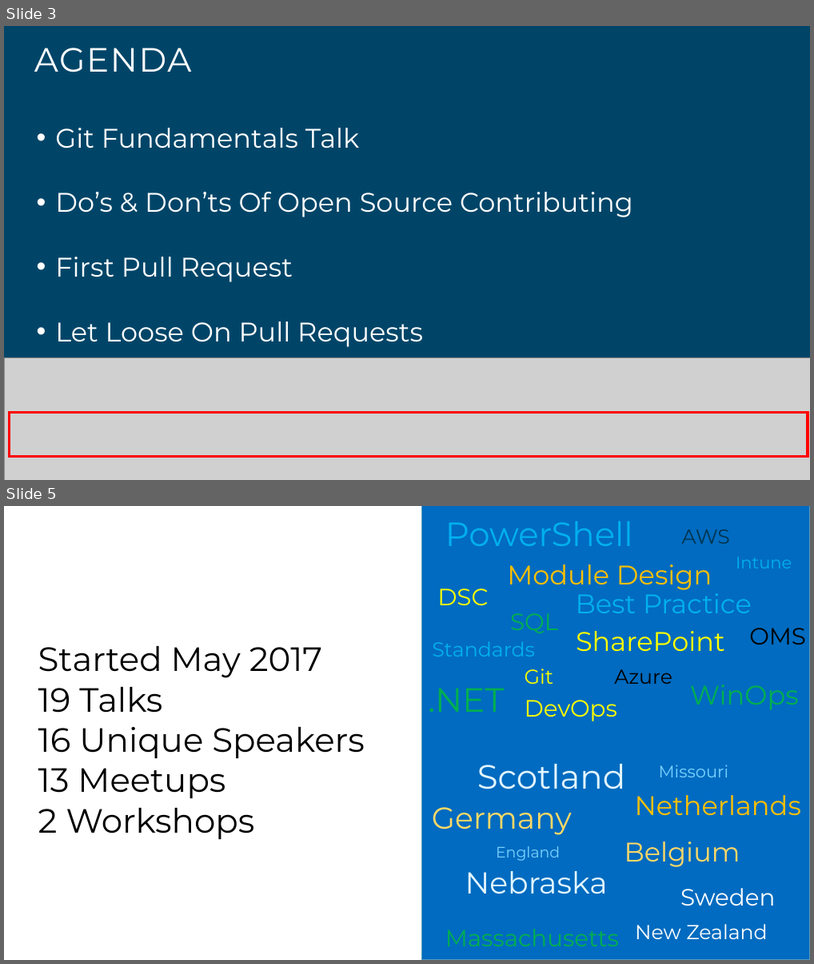
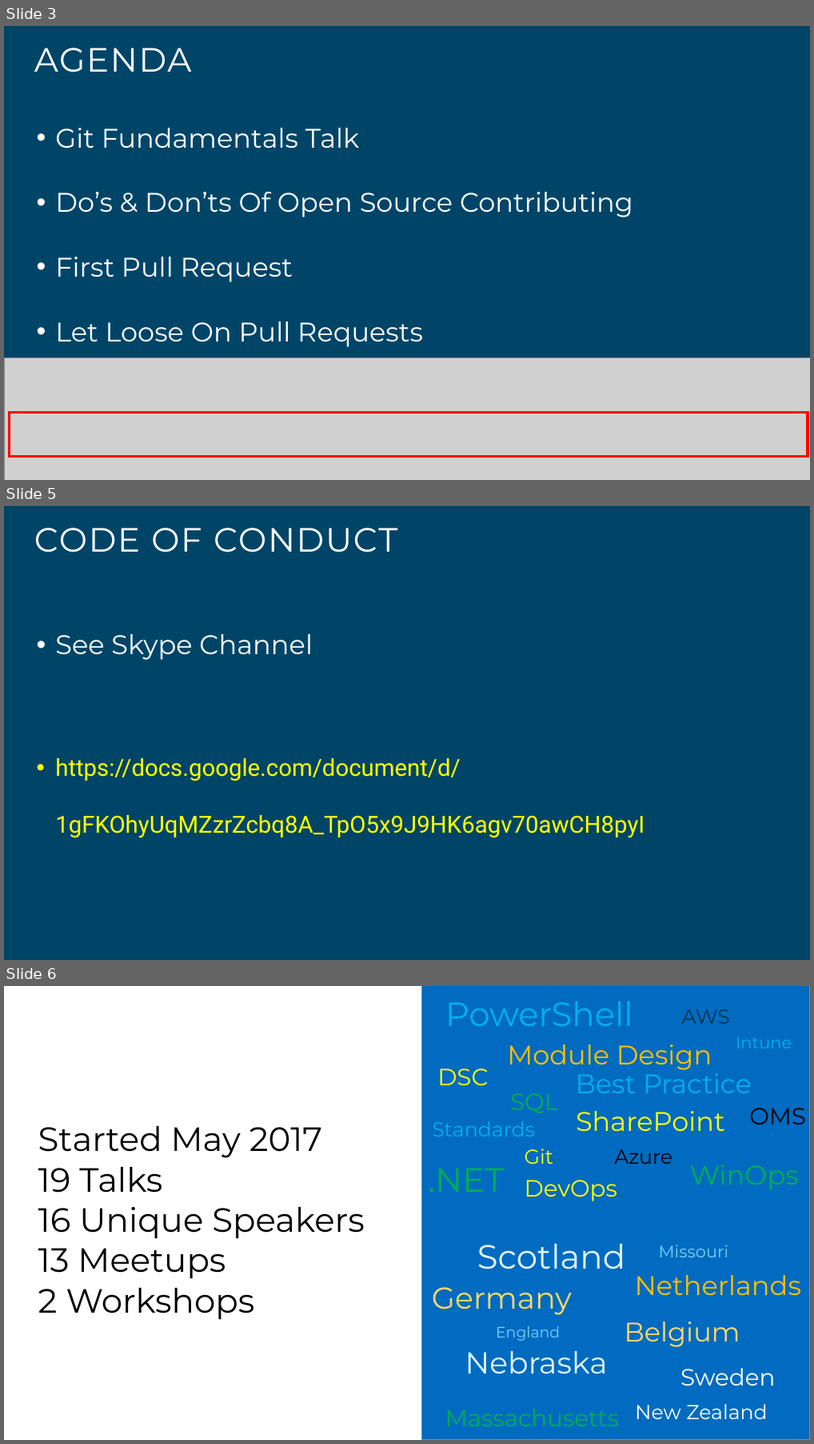
Before and after one commit to pauby/hacktoberfest-workshop, a slide deck: 2018/Hacktoberfest 2018 - Agenda.pptx. Shown one above the other, each under a label of ours: slides 3 and 5 before the commit, slides 3, 5 and 6 after it; the slides between them are not shown. The pictures are 814x964 and 814x1444 pixels, drawn with LibreOffice and Linux fonts; fonts in the diff are those of the drawing; grey boxes stand for pictures. Boxes give left, top, right and bottom in pixels: in the first picture for what was removed or moved away, otherwise in the second. Text is boxed around its words. In the diff, an @@ line names an element or a change of style, - is before the commit and + after.

```diff
--- a/2018/Hacktoberfest 2018 - Agenda.pptx
+++ b/2018/Hacktoberfest 2018 - Agenda.pptx
@@ slide 5 added at [4, 506, 810, 960], background #004568 @@
@@ title added at [34, 528, 398, 552], 40 pt, text #FFFFFF @@
+CODE OF CONDUCT
@@ text added at [55, 634, 645, 838], 28 pt, text #FFFF00 @@
+• See Skype Channel
+• https://docs.google.com/document/d/
+  1gFKOhyUqMZzrZcbq8A_TpO5x9J9HK6agv70awCH8pyI
@@ what was slide 5 is now slide 6 @@
```
Also in this commit, not shown: 1 other slide added, 1 slide removed, 1 other file.
